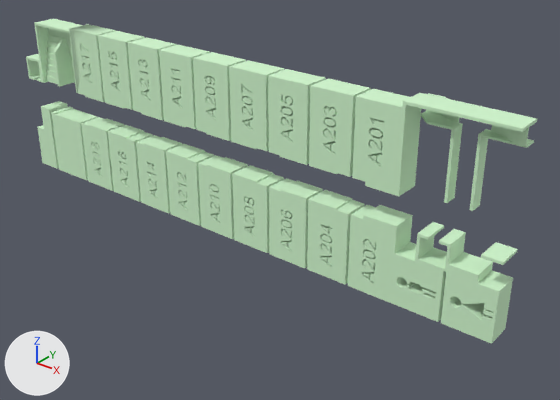
An edit to the OBJ model src/assets/3d-models/Edificio A/Edificio A - piso 2.obj, drawn before and after from the same camera.
Before and after are seen from a 50 mm camera at (60.2, -40.8, 29.5) aimed at (26.9, 0.9, 3.7). The axes (+X, +Y, +Z) are drawn at lower left. The lights are the same throughout. The picture after the commit comes second. Where no turn or scale is listed for an object, it has been applied to the vertices. Vertices at exactly the same position are counted once.

Names of what the first picture shows: 'Edificio A - piso 2'.
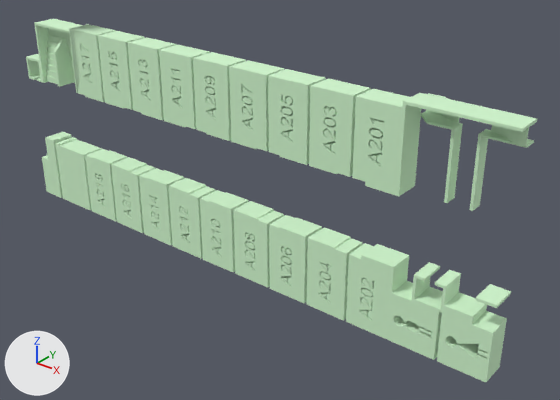
What differs and where, as boxes [x1, y1, x2, y2] in the pictures (560 x 400 px; the box of a moved part takes in the faces that stretch with it):
'Edificio A - piso 2', reshaped (12% taller)
    before: [26, 19, 537, 344]
    after: [26, 19, 537, 382]
part 1 of me_edificio_a___piso_2, moved or reshaped
    before: [81, 117, 124, 191]
    after: [85, 149, 127, 222]
part 2 of me_edificio_a___piso_2, moved or reshaped
    before: [51, 106, 98, 181]
    after: [55, 137, 101, 210]
part 3 of me_edificio_a___piso_2, moved or reshaped
    before: [108, 125, 153, 202]
    after: [111, 157, 155, 233]
part 4 of me_edificio_a___piso_2, moved or reshaped
    before: [37, 101, 68, 169]
    after: [42, 132, 72, 198]
part 5 of me_edificio_a___piso_2, moved or reshaped
    before: [136, 135, 182, 214]
    after: [139, 168, 184, 245]
part 6 of me_edificio_a___piso_2, moved or reshaped
    before: [198, 155, 248, 239]
    after: [200, 190, 249, 273]
part 7 of me_edificio_a___piso_2, moved or reshaped
    before: [232, 165, 284, 253]
    after: [233, 201, 284, 288]
part 8 of me_edificio_a___piso_2, moved or reshaped
    before: [307, 190, 365, 285]
    after: [306, 227, 363, 321]
part 9 of me_edificio_a___piso_2, moved or reshaped
    before: [166, 144, 214, 226]
    after: [168, 178, 216, 259]
part 10 of me_edificio_a___piso_2, moved or reshaped
    before: [269, 178, 323, 268]
    after: [269, 215, 322, 303]
part 11 of me_edificio_a___piso_2, moved or reshaped
    before: [348, 205, 446, 322]
    after: [346, 243, 442, 360]
part 12 of me_edificio_a___piso_2, moved or reshaped
    before: [415, 222, 513, 344]
    after: [412, 262, 507, 382]
part 13 of me_edificio_a___piso_2, moved or reshaped
    before: [481, 242, 517, 265]
    after: [475, 284, 511, 308]

What changed in the scene script:
```text
Change me_edificio_a___piso_2:
    used by ob_edificio_a___piso_2; location = (0.0, 0.0, 0.0)
    remove me_edificio_a___piso_2.from_pydata(...)  # 9703 vertices, 19328 faces; spans x 0.3..45.9, y -2.0..0.8, z 0.7..14.8
    add me_edificio_a___piso_2.from_pydata(...)  # 9703 vertices, 19328 faces; spans x 0.3..45.9, y -2.0..0.8, z -2.3..14.8
    me_edificio_a___piso_2 part 1: the loose piece of 565 vertices spanning x 7.2..10.5, y -2.0..0.0, z 0.7..6.3 is moved by (0.0, 0.0, -3.0)
    me_edificio_a___piso_2 part 2: the loose piece of 12 vertices spanning x 3.0..7.0, y -2.0..0.0, z 0.7..6.3 is moved by (0.0, 0.0, -3.0)
    me_edificio_a___piso_2 part 3: the loose piece of 496 vertices spanning x 10.7..14.0, y -2.0..0.0, z 0.7..6.3 is moved by (0.0, 0.0, -3.0)
    me_edificio_a___piso_2 part 4: the loose piece of 12 vertices spanning x 0.5..2.8, y -2.0..0.0, z 0.7..6.5 is moved by (0.0, 0.0, -3.0)
    me_edificio_a___piso_2 part 5: the loose piece of 285 vertices spanning x 14.2..17.5, y -2.0..0.0, z 0.7..6.3 is moved by (0.0, 0.0, -3.0)
    me_edificio_a___piso_2 part 6: the loose piece of 479 vertices spanning x 21.2..24.5, y -2.0..0.0, z 0.7..6.3 is moved by (0.0, 0.0, -3.0)
    me_edificio_a___piso_2 part 7: the loose piece of 745 vertices spanning x 24.7..28.0, y -2.0..0.0, z 0.7..6.3 is moved by (0.0, 0.0, -3.0)
    me_edificio_a___piso_2 part 8: the loose piece of 465 vertices spanning x 31.7..35.0, y -2.0..0.0, z 0.7..6.3 is moved by (0.0, 0.0, -3.0)
    me_edificio_a___piso_2 part 9: the loose piece of 422 vertices spanning x 17.7..21.0, y -2.0..0.0, z 0.7..6.3 is moved by (0.0, 0.0, -3.0)
    me_edificio_a___piso_2 part 10: the loose piece of 676 vertices spanning x 28.2..31.5, y -2.0..0.0, z 0.7..6.3 is moved by (0.0, 0.0, -3.0)
    me_edificio_a___piso_2 part 11: the loose piece of 696 vertices spanning x 35.2..42.2, y -2.0..0.0, z 0.7..6.5 is moved by (0.0, 0.0, -3.0)
    me_edificio_a___piso_2 part 12: the loose piece of 124 vertices spanning x 40.2..45.9, y -2.0..0.0, z 0.7..6.5 is moved by (0.0, 0.0, -3.0)
    me_edificio_a___piso_2 part 13: the loose piece of 8 vertices spanning x 44.5..45.9, y -2.0..0.0, z 6.3..6.5 is moved by (0.0, 0.0, -3.0)
```
